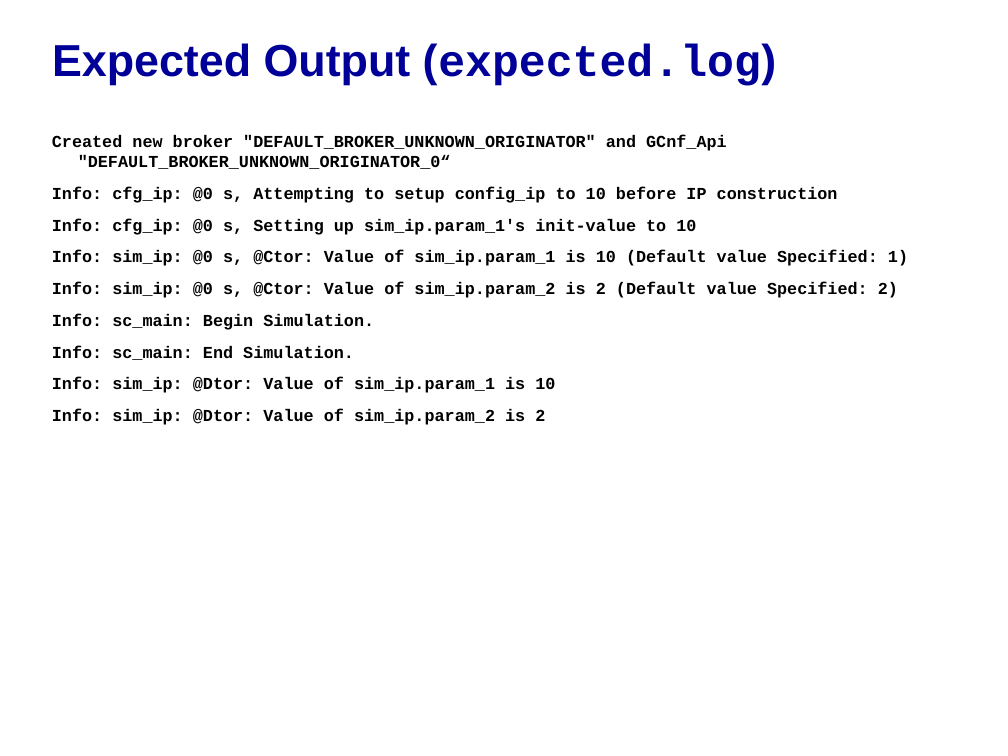
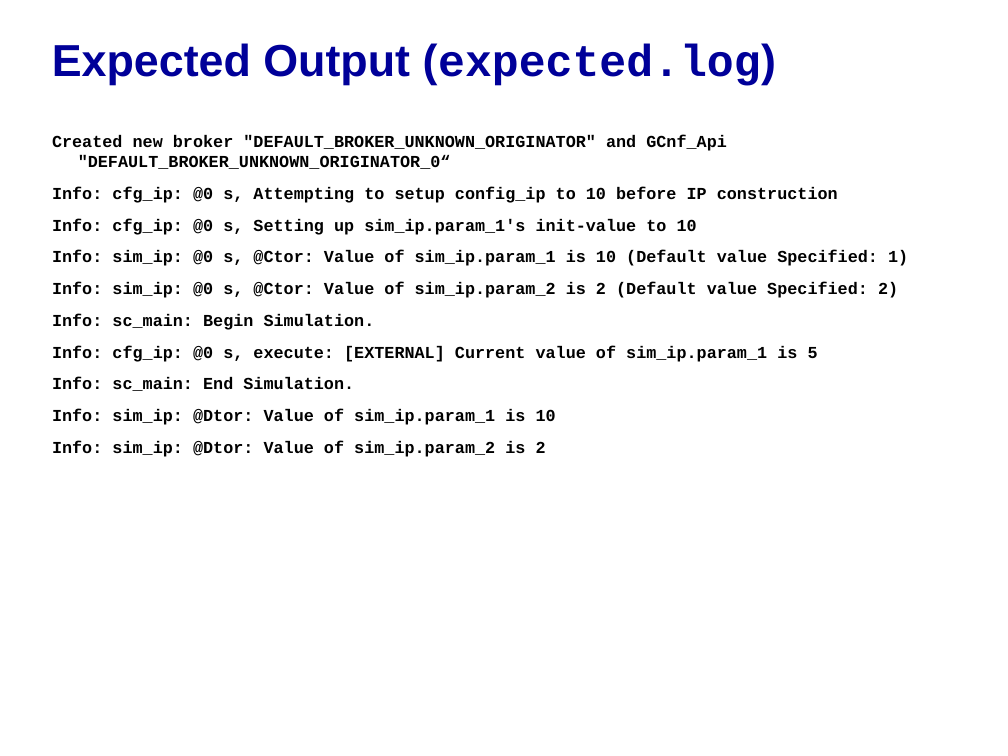
Before and after one commit to accellera-official/cci, a slide deck: slide 6 of examples/ex05_Default_and_Initial_Value/docs/ex05_Default_and_Initial_Value.ppt. Drawn at 1008x756 pixels with LibreOffice and Linux fonts; fonts in the diff are those of the drawing; background and template pictures are left out. Boxes give left, top, right and bottom in pixels: in the first picture for what was removed or moved away, otherwise in the second. Text is boxed around its words. In the diff, an @@ line names an element or a change of style, - is before the commit and + after.

Commit message:
add set_initial_cci_value test after construcntion which is treated as normal set

```diff
--- a/examples/ex05_Default_and_Initial_Value/docs/ex05_Default_and_Initial_Value.ppt
+++ b/examples/ex05_Default_and_Initial_Value/docs/ex05_Default_and_Initial_Value.ppt
@@ text at box(52, 345, 818, 362): paragraph added @@
+Info: cfg_ip: @0 s, execute: [EXTERNAL] Current value of sim_ip.param_1 is 5
```
Also in this commit, not shown: 4 other slides changed, 2 other files.
